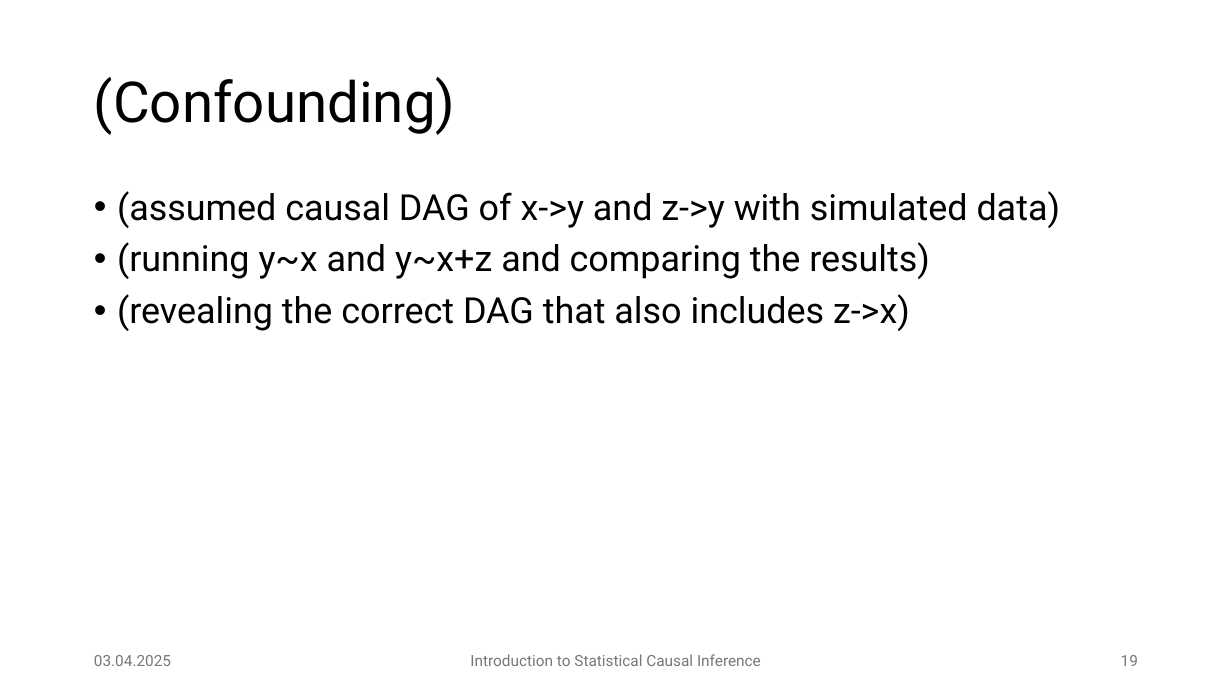
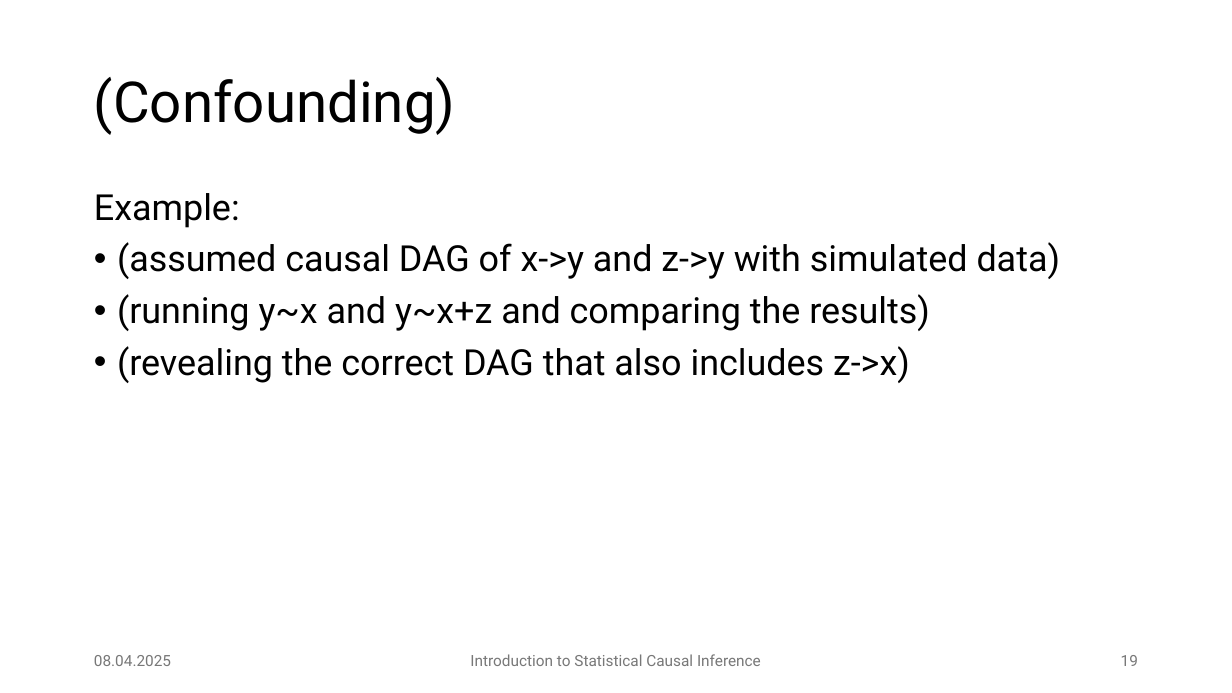
Before and after one commit to JulianFrattini/bda4sci, a slide deck: slide 19 of version2/slides/intro-sci.pptx. Drawn at 1232x693 pixels with LibreOffice and Linux fonts; fonts in the diff are those of the drawing. Boxes give left, top, right and bottom in pixels: in the first picture for what was removed or moved away, otherwise in the second. Text is boxed around its words. In the diff, an @@ line names an element or a change of style, - is before the commit and + after.

```diff
--- a/version2/slides/intro-sci.pptx
+++ b/version2/slides/intro-sci.pptx
@@ text at (94, 193, 240, 228): paragraph added @@
+Example:
@@ text at (94, 655, 171, 666): text changed @@
-03.04.2025
+08.04.2025
```
Also in this commit, not shown: 32 other slides changed, 10 slides added, 1 other file.
